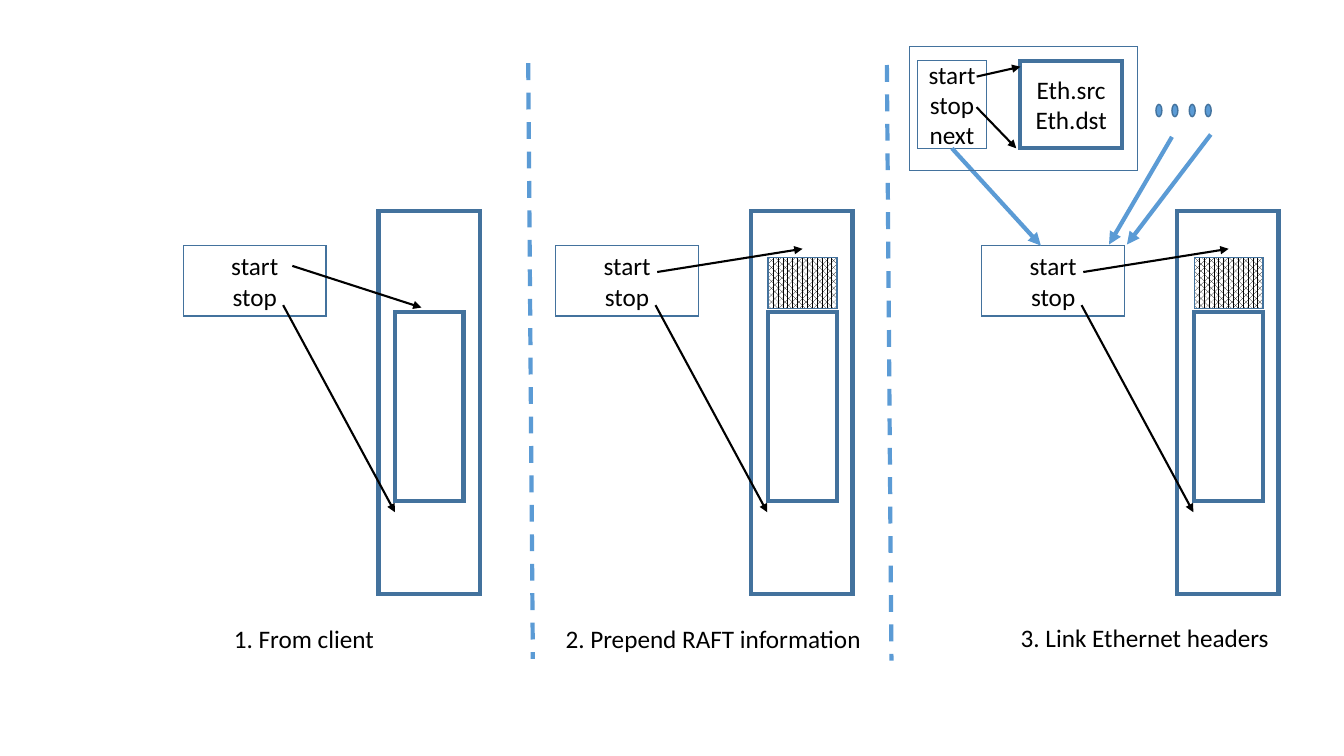
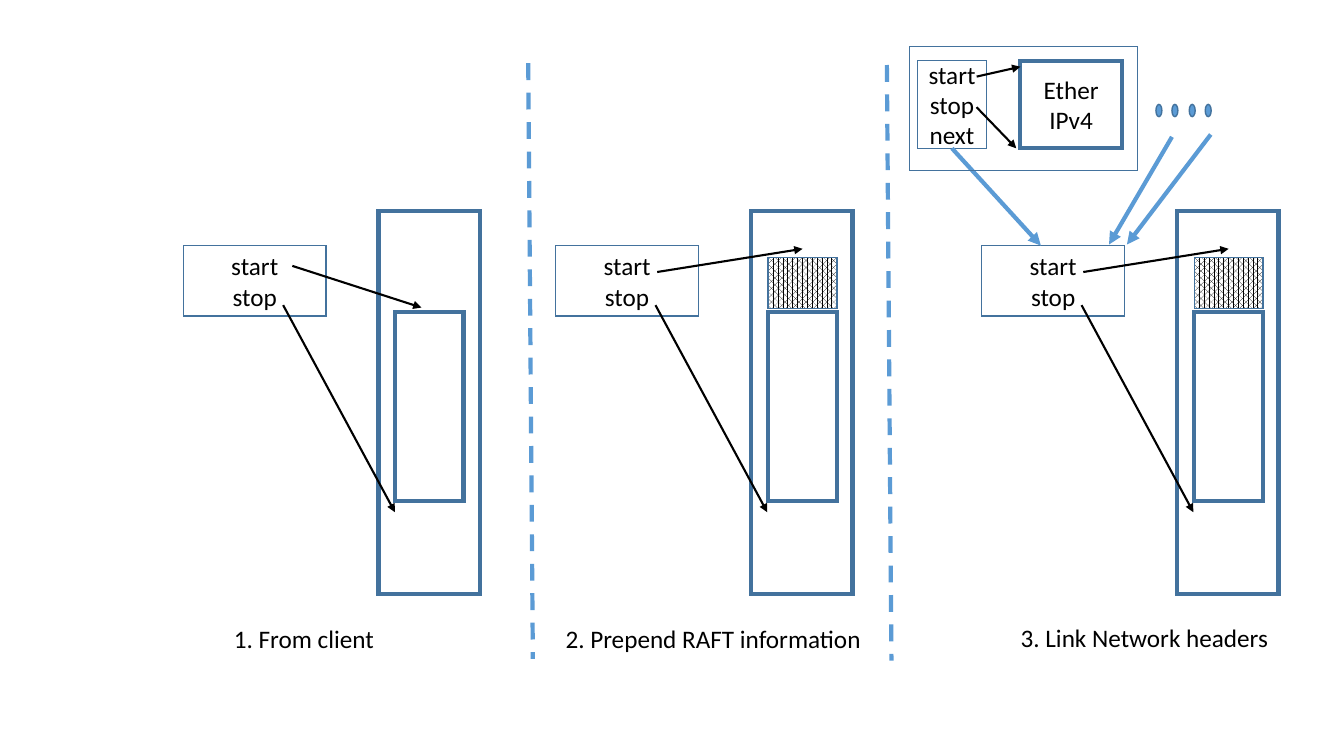
Before and after one commit to sdulloor/cyclone, a slide deck: slide 1 of paper/figures2/network_packet.pptx. Drawn at 1344x756 pixels with LibreOffice and Linux fonts; fonts in the diff are those of the drawing. Boxes give left, top, right and bottom in pixels: in the first picture for what was removed or moved away, otherwise in the second. Text is boxed around its words. In the diff, an @@ line names an element or a change of style, - is before the commit and + after.

```diff
--- a/paper/figures2/network_packet.pptx
+++ b/paper/figures2/network_packet.pptx
@@ text in rectangle at (1044, 81, 1099, 129): text changed @@
-Eth.src
-Eth.dst
+Ether
+IPv4
@@ text at (1021, 629, 1268, 648): text changed @@
-3. Link Ethernet headers
+3. Link Network headers
```
Also in this commit, not shown: 2 other files.
